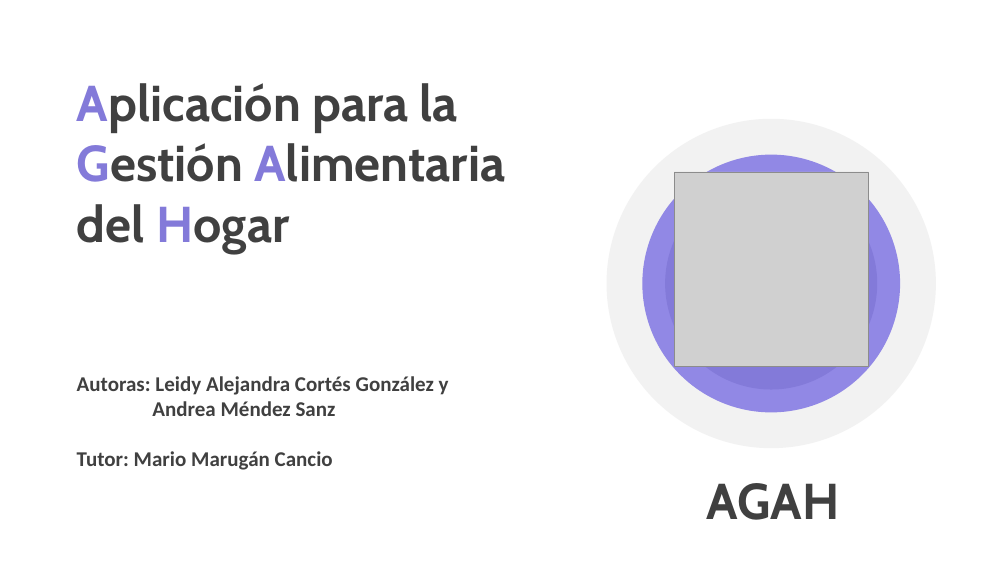
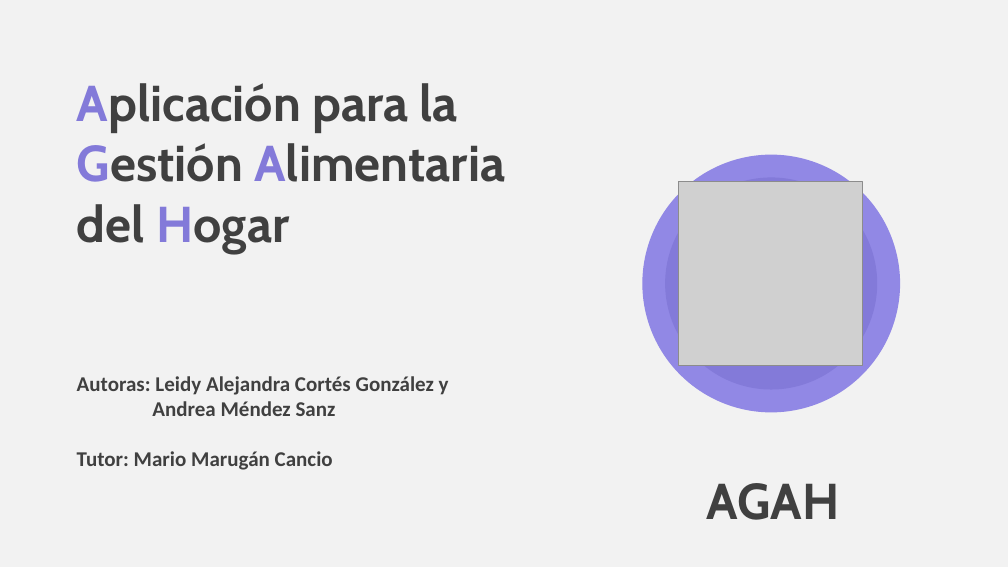
Before and after one commit to AndreaMendez09/TFG_Gestion_Alimentaria_Del_Hogar, a slide deck: slide 1 of Presentacion/Presentación.pptx. Drawn at 1008x567 pixels with LibreOffice and Linux fonts; fonts in the diff are those of the drawing; grey boxes stand for pictures. Boxes give left, top, right and bottom in pixels: in the first picture for what was removed or moved away, otherwise in the second. Text is boxed around its words. In the diff, an @@ line names an element or a change of style, - is before the commit and + after.

```diff
--- a/Presentacion/Presentación.pptx
+++ b/Presentacion/Presentación.pptx
@@ background #FFFFFF to #F2F2F2 @@
@@ ellipse removed at <box>606,119,936,448</box> @@
@@ picture: place and size @@
-picture at <box>675,172,869,366</box>
+picture at <box>679,181,863,365</box>
```
Also in this commit, not shown: 5 other slides changed, 2 slides added, 7 other files.
